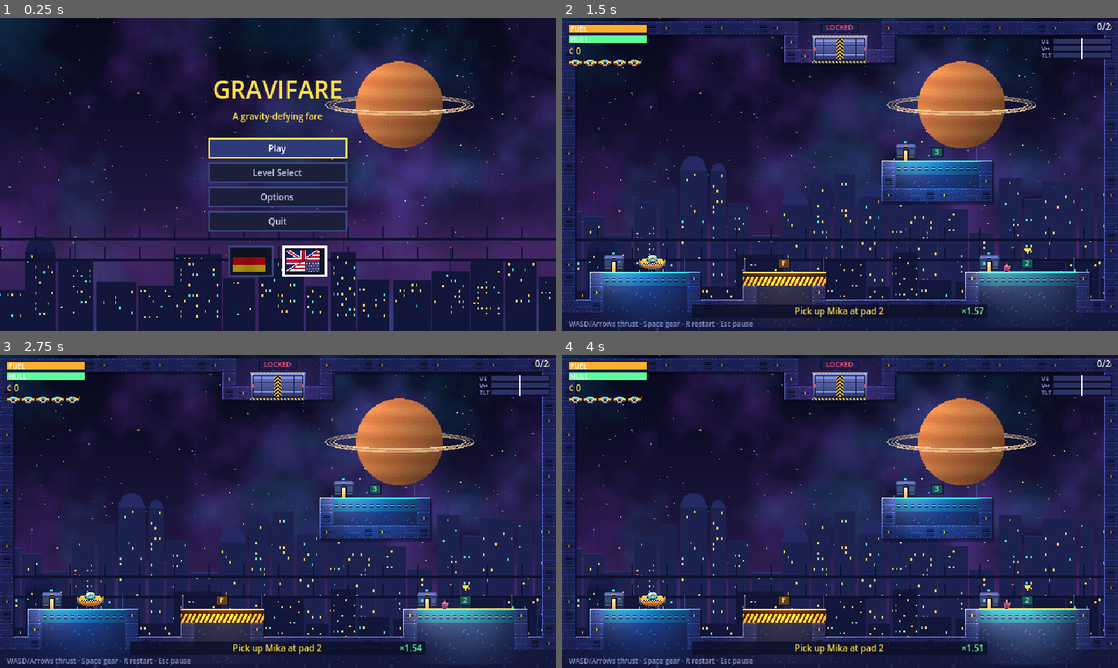
Above: before the commit, frames 1-4 (two rows, left to right).
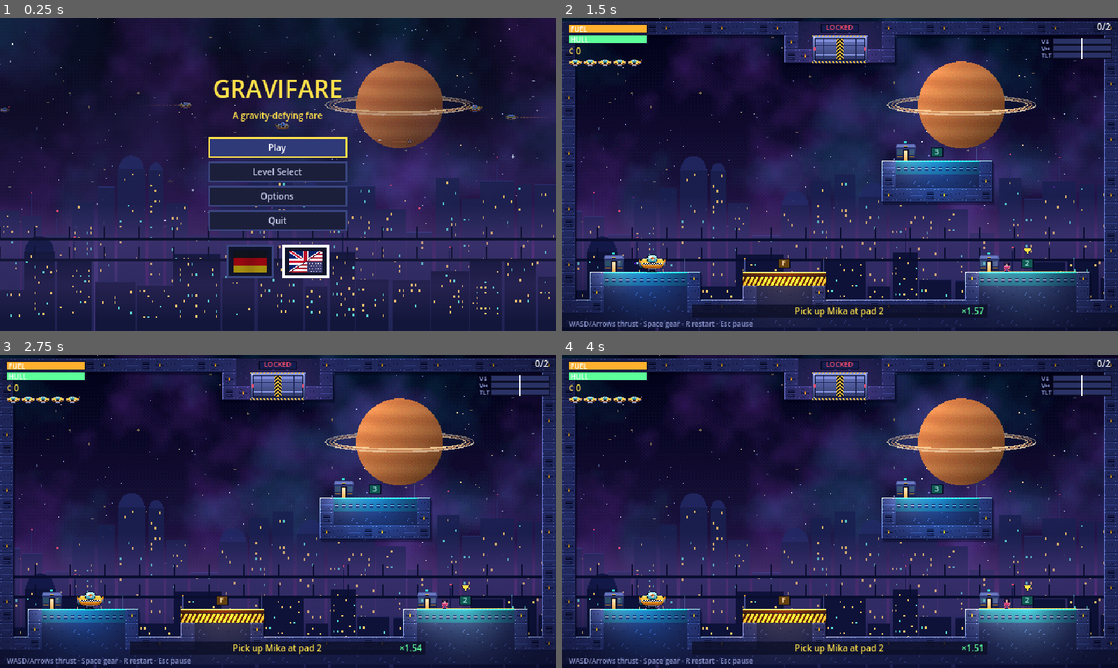
Above: after the commit, the same moments.

Repository: floppi77/gravifare
Game: Godot game, scene res://src/game/boot.tscn
The game is run twice, just before and just after one commit, with the same random seed, the same clock (stepped at 60 frames per second) and the same inputs.
Inputs (mouse positions are in pixels of both pictures, inside the frame that each line leads up to):
- Up to frame 1 (0.25 s): no input
- Up to frame 2 (1.5 s): click "Play" at 0.5 s; tap Enter (ui_accept) at 1.25 s; move the mouse to (962, 158) at 1.27 s; hold D (thrust_right) from 1.28 s (still down); hold Space (gear) from 1.28 s (still down); click (962, 158) at 1.42 s
- Up to frame 3 (2.75 s): tap Enter (ui_accept) at 1.52 s; release D (thrust_right) at 2 s; release Space (gear) at 2 s; drag from (166, 527) to (250, 574) at 2.02 s
- Up to frame 4 (4 s): move the mouse to (895, 442) at 2.77 s; hold D (thrust_right) 2.78-3.5 s; hold Space (gear) 2.78-3.5 s; click (895, 442) at 2.92 s; drag from (812, 574) to (673, 464) at 3.52 s

The runs differ from the first frame. In frame 1, 8.6% of the frame differs, in the area x 0-100%, y 0-100%; in frame 2, 2.6%; in frame 3, 2.6%; in frame 4, 2.6%.

Commit message:
Optik: Normal-Maps, Kontaktschatten, Bloom, Vignette, Dunst; animierter Menühintergrund, zentrierte Flaggen; neuer Stereo-Transit-Sound; Leben-/Game-Over-Anzeige; Doku und Agentenprompt aktualisiert
Co-Authored-By: Claude Sonnet 5.5 <noreply@anthropic.com>

Diff:
--- a/src/core/flow.gd
+++ b/src/core/flow.gd
@@ -60,6 +60,8 @@
 			for act in ["ui_accept", "ui_cancel", "ui_up", "ui_down", "gear", "pause"]:
 				print(act, " -> ", InputMap.action_get_events(act).map(func(e): return e.as_text()))
 			get_tree().quit.call_deferred()
+		if a.begins_with("--lives="):         # Dev: Anzahl Leben für diesen Lauf
+			lives = int(a.substr(8))
 		if a.begins_with("--lang="):          # Dev: Sprache für diesen Lauf setzen (nicht gespeichert)
 			Loc.set_language(a.substr(7))
 		if a.begins_with("--shot="):
--- a/src/core/save.gd
+++ b/src/core/save.gd
@@ -9,7 +9,7 @@
 
 func _ready() -> void:
 	for a in OS.get_cmdline_user_args():
-		if a in ["--autopilot", "--debug-complete", "--debug-input", "--debug-open-exit"] or a.begins_with("--debug-input="):
+		if a in ["--autopilot", "--debug-complete", "--debug-input", "--debug-open-exit", "--debug-destroy", "--lives"] or a.begins_with("--debug-input=") or a.begins_with("--lives="):
 			dev_session = true
 	load_save()
 
--- a/src/game/backdrop.gd
+++ b/src/game/backdrop.gd
@@ -20,11 +20,29 @@
 	var off := Vector2.ZERO
 	if cam != null and lvl != null:
 		off = cam.get_screen_center_position() - Vector2(320, 180)
-	_layer(mid, off, 0.08)
-	_layer(near, off, 0.18)
+	_layer(mid, off, 0.08, 0.86)
+	_haze(off)
+	_layer(near, off, 0.18, 1.0)
 
-func _layer(tex: Texture2D, off: Vector2, k: float) -> void:
+func _layer(tex: Texture2D, off: Vector2, k: float, alpha: float) -> void:
 	var x := -roundf(off.x * k * 3.0) / 3.0
 	var y := -roundf(off.y * k * 3.0) / 3.0
 	for i in [-1, 0, 1]:
-		draw_texture_rect(tex, Rect2(x + i * 640.0, y, 640, 360), false)
+		draw_texture_rect(tex, Rect2(x + i * 640.0, y, 640, 360), false, Color(1, 1, 1, alpha))
+
+var _t := 0.0
+## Atmosphärischer Dunst zwischen fernen und nahen Gebäuden (zwei driftende Bänder) – gibt Tiefe.
+func _haze(off: Vector2) -> void:
+	_t += get_process_delta_time()
+	var drift := sin(_t * 0.12) * 14.0
+	for band in [[205.0, 90.0, 0.30, 0.0], [255.0, 80.0, 0.22, 1.7]]:
+		var y0: float = band[0] + float(band[3]) * 0.0
+		var h: float = band[1]
+		var a: float = band[2]
+		var ox := drift * (1.0 if int(band[3]) == 0 else -0.7)
+		var c0 := Color(0.45, 0.32, 0.65, 0.0)
+		var c1 := Color(0.45, 0.32, 0.65, a)
+		var pts := PackedVector2Array([Vector2(-20 + ox, y0), Vector2(660 + ox, y0), Vector2(660 + ox, y0 + h * 0.5), Vector2(-20 + ox, y0 + h * 0.5)])
+		draw_polygon(pts, PackedColorArray([c0, c0, c1, c1]))
+		var pts2 := PackedVector2Array([Vector2(-20 + ox, y0 + h * 0.5), Vector2(660 + ox, y0 + h * 0.5), Vector2(660 + ox, y0 + h), Vector2(-20 + ox, y0 + h)])
+		draw_polygon(pts2, PackedColorArray([c1, c1, c0, c0]))
--- a/src/game/fx.gd
+++ b/src/game/fx.gd
@@ -31,6 +31,7 @@
 	l.texture_scale = radius * 2.0 / 256.0
 	l.color = color
 	l.energy = energy
+	l.height = radius * 0.55          # Höhe über der Ebene: Normal-Maps der Tiles reagieren darauf
 	l.shadow_enabled = shadows
 	l.shadow_filter = Light2D.SHADOW_FILTER_NONE
 	l.shadow_color = Color(0, 0, 0, 0.7)
--- a/src/game/game.gd
+++ b/src/game/game.gd
@@ -38,6 +38,7 @@
 	unlit.light_mode = CanvasItemMaterial.LIGHT_MODE_UNSHADED
 	props.material = unlit
 	taxi.material = unlit
+	_setup_look()
 	load_level(level_path)
 	for a in OS.get_cmdline_user_args():
 		if a.begins_with("--debug-input="):
@@ -46,6 +47,9 @@
 			gear_on = false
 			run.sim.state = TaxiSim.State.FLYING
 			run.sim.landed_pad = {}
+	if OS.get_cmdline_user_args().has("--debug-destroy"):     # Dev: Taxi sofort zerstören (Leben-/Game-Over-Anzeige)
+		run.sim.hull = 0.0
+		run.sim.state = TaxiSim.State.DESTROYED
 	if OS.get_cmdline_user_args().has("--autopilot"):
 		autopilot = Bot.new(run)
 	if OS.get_cmdline_user_args().has("--debug-complete"):
@@ -58,6 +62,32 @@
 		run.exit_open = true
 		run.level.exit_open = true
 		props.door = 1.0
+
+## Bildcharakter: HDR-Bloom auf Lichter/Abgase/Neon, leichte Farbkorrektur und Vignette für Tiefe.
+func _setup_look() -> void:
+	var env := Environment.new()
+	env.background_mode = Environment.BG_CANVAS
+	env.glow_enabled = true
+	env.glow_hdr_threshold = 0.92
+	env.glow_intensity = 0.55
+	env.glow_strength = 1.0
+	env.glow_bloom = 0.0
+	env.glow_blend_mode = Environment.GLOW_BLEND_MODE_ADDITIVE
+	var we := WorldEnvironment.new()
+	we.environment = env
+	add_child(we)
+	var layer := CanvasLayer.new()
+	layer.layer = 5
+	var rect := ColorRect.new()
+	rect.set_anchors_and_offsets_preset(Control.PRESET_FULL_RECT)
+	rect.mouse_filter = Control.MOUSE_FILTER_IGNORE
+	var sh := Shader.new()
+	sh.code = "shader_type canvas_item;\nvoid fragment() {\n\tvec2 u = (UV - 0.5) * vec2(1.0, 1.1);\n\tfloat d = dot(u, u);\n\tCOLOR = vec4(0.0, 0.0, 0.04, smoothstep(0.2, 0.62, d) * 0.42);\n}\n"
+	var mat := ShaderMaterial.new()
+	mat.shader = sh
+	rect.material = mat
+	layer.add_child(rect)
+	add_child(layer)
 
 func load_level(path: String) -> void:
 	var lvl := LevelData.load_file(path)
--- a/src/game/game.tscn
+++ b/src/game/game.tscn
@@ -38,7 +38,7 @@
 script = ExtResource("3")
 
 [node name="Ambient" type="CanvasModulate" parent="."]
-color = Color(0.66, 0.7, 0.88, 1)
+color = Color(0.86, 0.9, 1.0, 1)
 
 [node name="Camera" type="Camera2D" parent="."]
 
--- a/src/game/props_view.gd
+++ b/src/game/props_view.gd
@@ -38,6 +38,7 @@
 	_draw_pads()
 	_draw_gate()
 	_draw_actors()
+	_draw_taxi_shadow()
 
 func _draw_pads() -> void:
 	var font := ThemeDB.fallback_font
@@ -151,3 +152,25 @@
 		_draw_actor(l)
 	if run.actor != null:
 		_draw_actor(run.actor)
+
+## Weicher Kontaktschatten des Taxis auf der Fläche darunter: wird mit der Höhe kleiner und blasser.
+func _draw_taxi_shadow() -> void:
+	var s := run.sim
+	if s.state == TaxiSim.State.DESTROYED:
+		return
+	var y := s.pos.y + 8.0
+	var gy := -1.0
+	while y < s.pos.y + 90.0:
+		if level.is_solid_at(Vector2(s.pos.x, y)):
+			gy = floorf(y / T) * T
+			break
+		y += 2.0
+	if gy < 0.0:
+		return
+	var h := clampf((gy - (s.pos.y + 10.0)) / 80.0, 0.0, 1.0)
+	var w := lerpf(26.0, 12.0, h)
+	var a := lerpf(0.5, 0.08, h)
+	var cx := s.pos.x
+	for i in 3:
+		var f := 1.0 - i * 0.28
+		draw_rect(Rect2(cx - w * f * 0.5, gy - 1.3 + i * 0.45, w * f, 1.2), Color(0.02, 0.02, 0.09, a * (0.5 + i * 0.25)))
--- a/src/game/world_view.gd
+++ b/src/game/world_view.gd
@@ -7,7 +7,13 @@
 
 var level: LevelData
 var run: Run
-var tiles_tex: Texture2D = preload("res://assets/art/tiles_s1.png")
+var tiles_tex: Texture2D
+
+func _ready() -> void:
+	var ct := CanvasTexture.new()
+	ct.diffuse_texture = load("res://assets/art/tiles_s1.png")
+	ct.normal_texture = load("res://assets/art/tiles_s1_n.png")
+	tiles_tex = ct
 
 func setup(r: Run) -> void:
 	run = r
--- a/src/ui/main_menu.gd
+++ b/src/ui/main_menu.gd
@@ -6,18 +6,9 @@
 func _ready() -> void:
 	theme = MenuKit.make_theme()
 	set_anchors_and_offsets_preset(Control.PRESET_FULL_RECT)
-	var bg := TextureRect.new()
-	bg.texture = load("res://assets/art/bg_s1_far.png")
-	bg.expand_mode = TextureRect.EXPAND_IGNORE_SIZE
-	bg.stretch_mode = TextureRect.STRETCH_SCALE
-	bg.set_anchors_and_offsets_preset(Control.PRESET_FULL_RECT)
-	add_child(bg)
-	var near := TextureRect.new()
-	near.texture = load("res://assets/art/bg_s1_near.png")
-	near.expand_mode = TextureRect.EXPAND_IGNORE_SIZE
-	near.stretch_mode = TextureRect.STRETCH_SCALE
-	near.set_anchors_and_offsets_preset(Control.PRESET_FULL_RECT)
-	add_child(near)
+	var backdrop := Control.new()
+	backdrop.set_script(load("res://src/ui/menu_backdrop.gd"))
+	add_child(backdrop)
 	box = VBoxContainer.new()
 	box.set_anchors_and_offsets_preset(Control.PRESET_CENTER)
 	box.alignment = BoxContainer.ALIGNMENT_CENTER
--- /dev/null
+++ b/src/ui/menu_backdrop.gd
@@ -0,0 +1,143 @@
+extends Control
+## Animierter Hauptmenü-Hintergrund: ziehender Nebel, funkelnde Sterne, Sternschnuppen, ferner Raumverkehr,
+## ein Taxi im Vordergrund mit Abgasspur, driftende Skyline-Ebenen und Dunst. Bei „Weniger Bewegung“ statisch.
+
+var far: Texture2D = preload("res://assets/art/bg_s1_far.png")
+var mid: Texture2D = preload("res://assets/art/bg_s1_mid.png")
+var near: Texture2D = preload("res://assets/art/bg_s1_near.png")
+var nebula: Texture2D = preload("res://assets/art/space_bg.png")
+var taxi: Texture2D = preload("res://assets/art/taxi.png")
+var t := 0.0
+var still := false
+var stars: Array = []
+var cars: Array = []
+var meteors: Array = []
+var meteor_timer := 2.0
+var hero_t := -4.0
+var rng := RandomNumberGenerator.new()
+
+func _ready() -> void:
+	mouse_filter = Control.MOUSE_FILTER_IGNORE
+	set_anchors_and_offsets_preset(Control.PRESET_FULL_RECT)
+	still = Settings.values.reduce_motion
+	rng.seed = 424242
+	for i in 90:
+		stars.append([rng.randf() * 640.0, rng.randf() * 240.0, rng.randf() * TAU, rng.randf_range(0.8, 2.2), rng.randf_range(0.6, 2.2)])
+	for i in 7:
+		var d := rng.randf()
+		var dir := 1.0 if rng.randf() < 0.5 else -1.0
+		cars.append({"x": rng.randf() * 700.0 - 30.0, "y": rng.randf_range(70.0, 250.0), "v": dir * rng.randf_range(10.0, 34.0) * (0.5 + d), "s": 0.2 + d * 0.32, "a": 0.28 + d * 0.5, "p": rng.randf() * TAU})
+
+func _process(delta: float) -> void:
+	if still:
+		return
+	t += delta
+	hero_t += delta
+	for c in cars:
+		c.x += c.v * delta
+		if c.v > 0.0 and c.x > 700.0:
+			c.x = -40.0
+		elif c.v < 0.0 and c.x < -60.0:
+			c.x = 690.0
+	meteor_timer -= delta
+	if meteor_timer <= 0.0:
+		meteor_timer = rng.randf_range(2.5, 6.5)
+		meteors.append({"x": rng.randf_range(120.0, 640.0), "y": rng.randf_range(10.0, 110.0), "age": 0.0})
+	for m in meteors:
+		m.age += delta
+	meteors = meteors.filter(func(m): return m.age < 0.9)
+	if hero_t > 11.0:
+		hero_t = -3.0
+	queue_redraw()
+
+func _draw() -> void:
+	var full := Rect2(0, 0, 640, 360)
+	draw_texture_rect(far, full, false)
+	# ziehender Nebel (zwei Kopien, additiv wirkend durch geringe Deckkraft)
+	_tiled(nebula, 2.2, 0.22)
+	_draw_stars()
+	_draw_meteors()
+	_draw_cars(false)
+	_skyline(mid, 1.4, 0.86)
+	_haze(215.0, 0.3, 0.0)
+	_skyline(near, 3.6, 1.0)
+	_draw_cars(true)
+	_haze(262.0, 0.2, 1.9)
+	_draw_hero()
+
+func _draw_stars() -> void:
+	for s in stars:
+		var tw := 0.5 + 0.5 * sin(t * float(s[4]) + float(s[2]))
+		var a := 0.25 + 0.75 * tw
+		var sz: float = float(s[3]) * 0.67
+		var c := Color(0.85, 0.9, 1.0, a)
+		draw_rect(Rect2(float(s[0]), float(s[1]), sz, sz), c)
+		if sz > 1.2 and tw > 0.85:       # kurzes Funkeln als Kreuz
+			draw_rect(Rect2(float(s[0]) - 1.5, float(s[1]) + sz * 0.3, sz + 3.0, 0.5), Color(c.r, c.g, c.b, a * 0.6))
+			draw_rect(Rect2(float(s[0]) + sz * 0.3, float(s[1]) - 1.5, 0.5, sz + 3.0), Color(c.r, c.g, c.b, a * 0.6))
+
+func _draw_meteors() -> void:
+	for m in meteors:
+		var k: float = m.age / 0.9
+		var head := Vector2(m.x - k * 150.0, m.y + k * 60.0)
+		for i in 14:
+			var f := float(i) / 14.0
+			var p := head + Vector2(f * 46.0, -f * 18.0)
+			draw_rect(Rect2(p.x, p.y, 1.0, 0.67), Color(1, 0.95, 0.85, (1.0 - f) * (1.0 - k) * 0.9))
+
+## Horizontal scrollende Ebene; jede zweite Kachel gespiegelt, damit die Nähte nahtlos wirken.
+func _tiled(tex: Texture2D, speed: float, alpha: float) -> void:
+	var off := fmod(t * speed, 1280.0)
+	var base := int(floor(off / 640.0))
+	var x0 := -(off - base * 640.0)
+	for k in 2:
+		var flip := (base + k) % 2 == 1
+		var x := roundf((x0 + k * 640.0) * 3.0) / 3.0
+		if flip:
+			draw_set_transform(Vector2(x + 640.0, 0), 0.0, Vector2(-1, 1))
+			draw_texture_rect(tex, Rect2(0, 0, 640, 360), false, Color(1, 1, 1, alpha))
+		else:
+			draw_set_transform(Vector2(x, 0), 0.0, Vector2.ONE)
+			draw_texture_rect(tex, Rect2(0, 0, 640, 360), false, Color(1, 1, 1, alpha))
+	draw_set_transform(Vector2.ZERO, 0.0, Vector2.ONE)
+
+func _skyline(tex: Texture2D, speed: float, alpha: float) -> void:
+	_tiled(tex, speed, alpha)
+
+func _haze(y0: float, a: float, phase: float) -> void:
+	var drift := sin(t * 0.15 + phase) * 16.0
+	var c0 := Color(0.45, 0.32, 0.65, 0.0)
+	var c1 := Color(0.45, 0.32, 0.65, a)
+	draw_polygon(PackedVector2Array([Vector2(-20 + drift, y0), Vector2(660 + drift, y0), Vector2(660 + drift, y0 + 45), Vector2(-20 + drift, y0 + 45)]), PackedColorArray([c0, c0, c1, c1]))
+	draw_polygon(PackedVector2Array([Vector2(-20 + drift, y0 + 45), Vector2(660 + drift, y0 + 45), Vector2(660 + drift, y0 + 90), Vector2(-20 + drift, y0 + 90)]), PackedColorArray([c1, c1, c0, c0]))
+
+## Ferner Verkehr: kleine, dunkle Taxi-Silhouetten mit Positionslichtern; front = vor der nahen Skyline.
+func _draw_cars(front: bool) -> void:
+	for c in cars:
+		var is_front: bool = float(c.s) > 0.38
+		if is_front != front:
+			continue
+		var dir := 1.0 if float(c.v) > 0.0 else -1.0
+		var sz := Vector2(32, 20) * float(c.s)
+		draw_set_transform(Vector2(c.x, c.y), 0.0, Vector2(dir, 1.0))
+		var tint := Color(0.55, 0.6, 0.95, c.a)
+		for i in 10:       # Abgasspur
+			draw_rect(Rect2(-sz.x * 0.5 - 2.0 - i * 3.0 * float(c.s) * 3.0, -0.3, 2.2 * float(c.s) * 3.0, 0.7), Color(1.0, 0.6, 0.3, float(c.a) * 0.5 * (1.0 - float(i) / 10.0)))
+		draw_texture_rect(taxi, Rect2(-sz.x * 0.5, -sz.y * 0.5, sz.x, sz.y), false, tint)
+		draw_set_transform(Vector2.ZERO, 0.0, Vector2.ONE)
+		if int(t * 1.6 + float(c.p)) % 2 == 0:
+			draw_rect(Rect2(float(c.x) - dir * sz.x * 0.4, float(c.y) - sz.y * 0.55, 1.0, 0.8), Color(1, 0.3, 0.4, float(c.a)))
+
+## Großes Taxi im Vordergrund: fliegt alle ~11 s gemächlich durchs Bild, mit Funkenspur.
+func _draw_hero() -> void:
+	if hero_t < 0.0 or hero_t > 9.0:
+		return
+	var k := hero_t / 9.0
+	var x := lerpf(-50.0, 700.0, k)
+	var y := 96.0 + sin(k * TAU * 1.5) * 10.0
+	draw_set_transform(Vector2(x, y), 0.14 * cos(k * TAU * 1.5), Vector2.ONE)
+	for i in 22:
+		var f := float(i) / 22.0
+		draw_rect(Rect2(-34.0 - i * 3.2, -1.0 + sin(t * 20.0 + i) * 0.5, 3.0, 2.0 - f), Color(1.0, 0.7 - f * 0.3, 0.3, (1.0 - f) * 0.55))
+	draw_texture_rect(taxi, Rect2(-32, -20, 64, 40), false)
+	draw_set_transform(Vector2.ZERO, 0.0, Vector2.ONE)
--- a/src/ui/menu_kit.gd
+++ b/src/ui/menu_kit.gd
@@ -60,12 +60,22 @@
 ## Flaggenknopf für die Sprachwahl (kein Text). Gewählte Sprache: goldener Rahmen; Fokus: weißer Rahmen.
 static func flag_button(tex: Texture2D, selected: bool, tip: String, cb: Callable) -> Button:
 	var b := Button.new()
-	b.icon = tex
-	b.expand_icon = true
-	b.add_theme_constant_override("icon_max_width", 40)
-	b.custom_minimum_size = Vector2(52, 36)
+	b.custom_minimum_size = Vector2(54, 38)
 	b.tooltip_text = tip
 	b.focus_mode = Control.FOCUS_ALL
+	# Flagge als zentriertes Kind (Button-Icons sitzen nicht mittig im Rahmen)
+	var flag := TextureRect.new()
+	flag.texture = tex
+	flag.expand_mode = TextureRect.EXPAND_IGNORE_SIZE
+	flag.stretch_mode = TextureRect.STRETCH_SCALE
+	flag.mouse_filter = Control.MOUSE_FILTER_IGNORE
+	flag.set_anchors_preset(Control.PRESET_CENTER)
+	flag.offset_left = -20.0
+	flag.offset_right = 20.0
+	flag.offset_top = -13.33
+	flag.offset_bottom = 13.33
+	flag.modulate = Color(1, 1, 1, 1.0 if selected else 0.62)
+	b.add_child(flag)
 	var normal := StyleBoxFlat.new()
 	normal.bg_color = Color("#10142b")
 	normal.border_color = Color("#ffe14a") if selected else Color("#3a4580")
@@ -78,9 +88,8 @@
 		b.add_theme_stylebox_override(st, normal)
 	for st in ["hover", "focus", "pressed"]:
 		b.add_theme_stylebox_override(st, focus)
-	b.add_theme_color_override("icon_normal_color", Color(1, 1, 1, 1.0 if selected else 0.62))
-	for c in ["icon_hover_color", "icon_focus_color", "icon_pressed_color"]:
-		b.add_theme_color_override(c, Color.WHITE)
+	b.focus_entered.connect(func(): flag.modulate = Color.WHITE)
+	b.focus_exited.connect(func(): flag.modulate = Color(1, 1, 1, 1.0 if selected else 0.62))
 	b.pressed.connect(func():
 		Sfx.play("ui_ok")
 		cb.call())
Binary file added: assets/art/tiles_s1_n.png
Not shown, added: assets/art/tiles_s1_n.png.import
Binary file changed: docs/levels/s1_01.png
Binary file changed: docs/levels/s1_02.png
Binary file changed: docs/levels/s1_03.png
Not shown, added: src/ui/menu_backdrop.gd.uid
Not shown, changed: DESIGN.md
Not shown, changed: LEVELS.md
Not shown, changed: TESTING.md
Not shown, changed: assets/audio/sfx/transit.wav
Not shown, changed: docs/AGENTENPROMPT_PARALLEL.md
